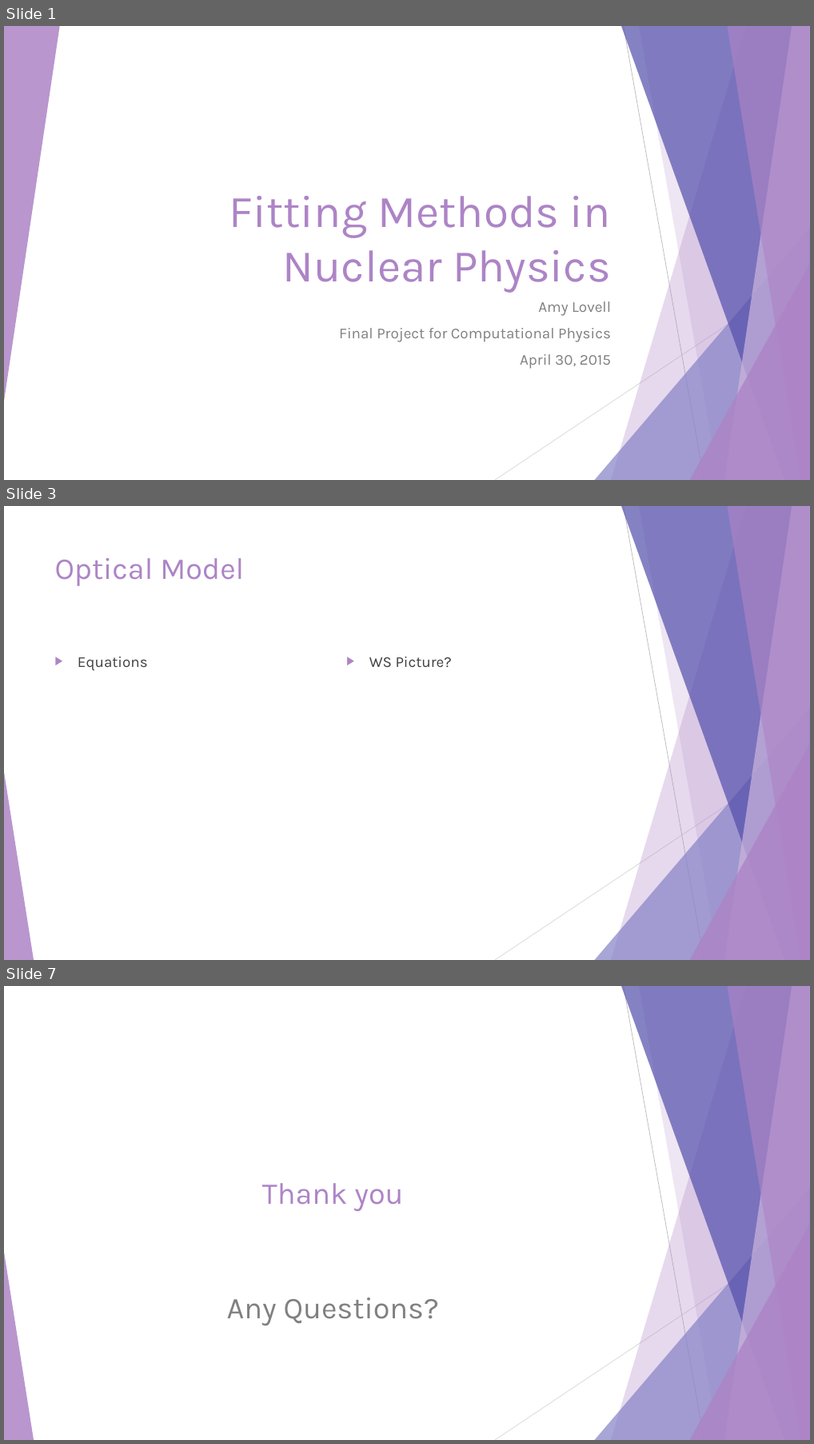
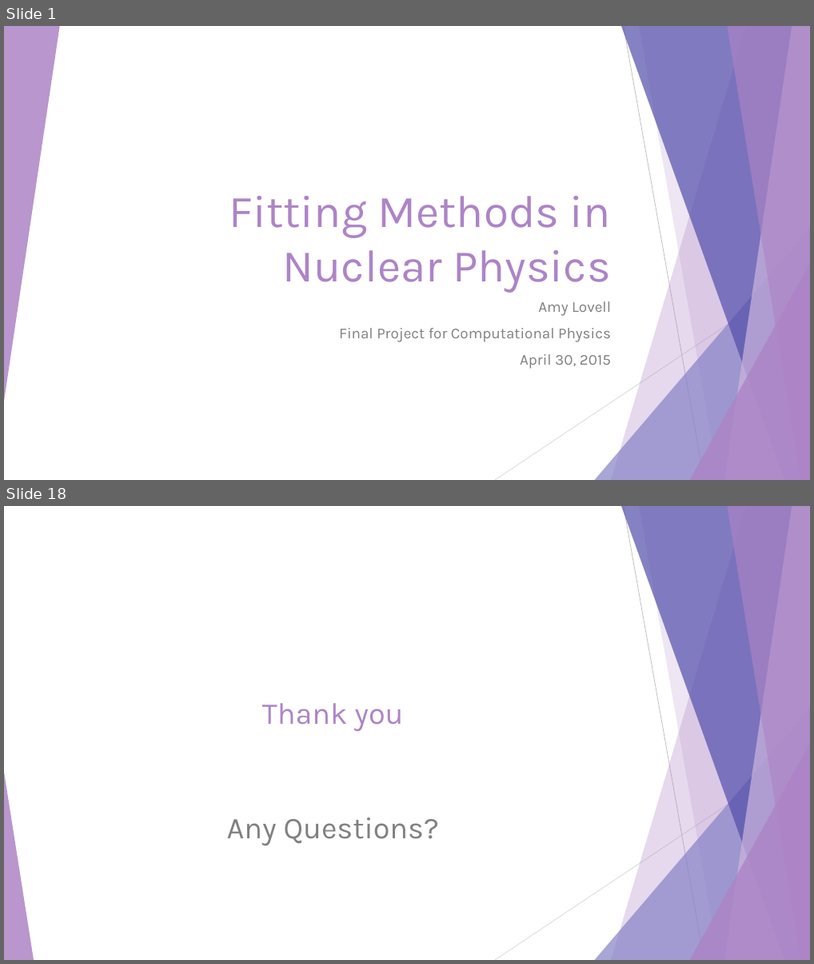
Before and after one commit to alovell/Minimization, a slide deck: Fitting Methods.pptx. Shown one above the other, each under a label of ours: slides 1, 3 and 7 before the commit, slides 1 and 18 after it; the slides between them are not shown. The pictures are 814x1444 and 814x964 pixels, drawn with LibreOffice and Linux fonts; fonts in the diff are those of the drawing. Boxes give left, top, right and bottom in pixels: in the first picture for what was removed or moved away, otherwise in the second. Text is boxed around its words. In the diff, an @@ line names an element or a change of style, - is before the commit and + after.

```diff
--- a/Fitting Methods.pptx
+++ b/Fitting Methods.pptx
@@ slide 3 removed at (4, 506, 810, 960), background #FFFFFF; not listed: 10 template elements that a slide beside it also shows @@
@@ title removed at (55, 558, 244, 586) @@
-Optical Model
@@ text removed at (78, 656, 148, 671) @@
-▶ Equations
@@ text removed at (370, 656, 452, 667) @@
-▶ WS Picture?
@@ what was slide 7 is now slide 18 @@
```
Also in this commit, not shown: 1 slide changed, 15 slides added, 3 other slides removed.
